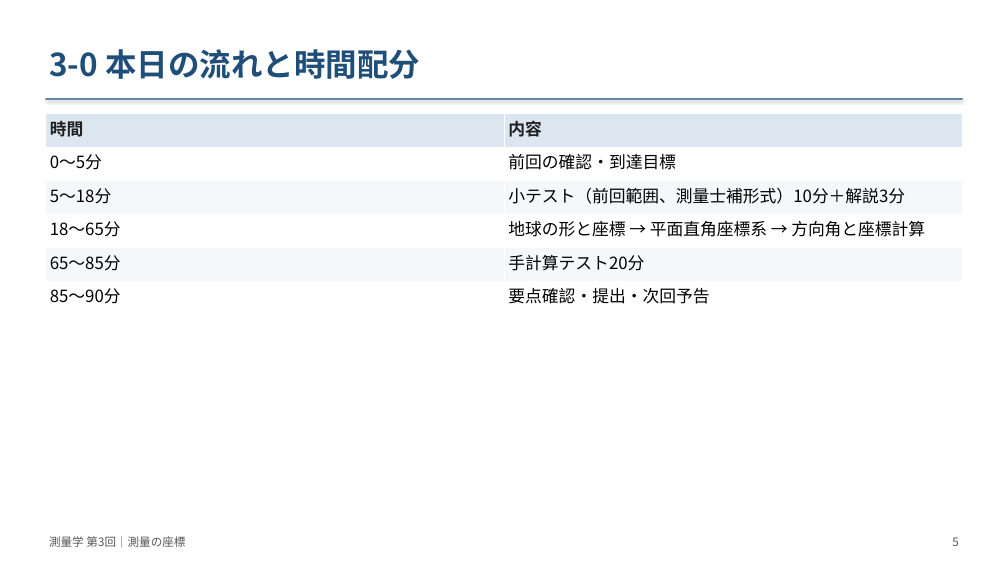
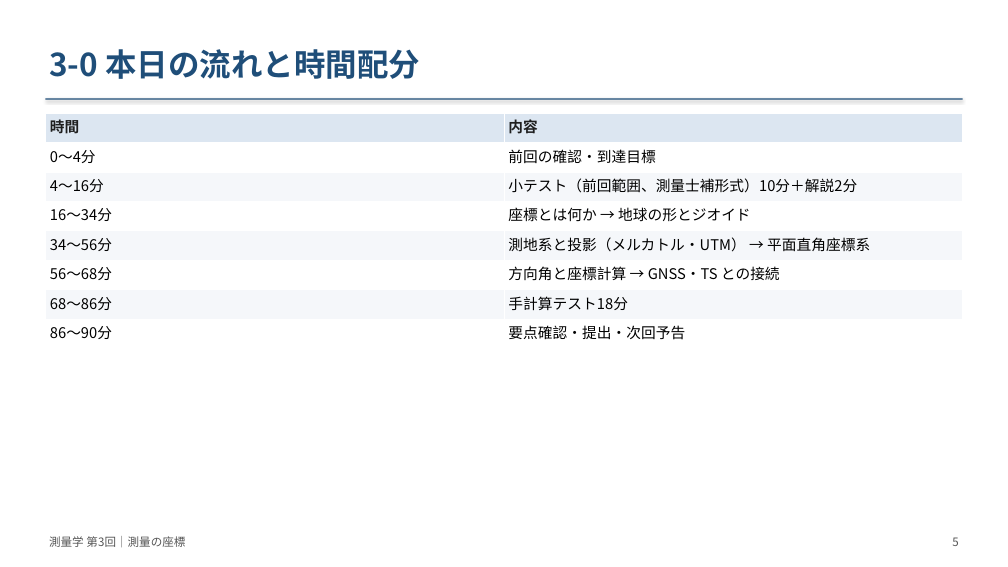
Before and after one commit to NN3210/Lecture, a slide deck: slide 5 of Surveying/materials/slides/第03回_測量の座標/slides.pptx. Drawn at 1008x567 pixels with LibreOffice and Linux fonts; fonts in the diff are those of the drawing. Boxes give left, top, right and bottom in pixels: in the first picture for what was removed or moved away, otherwise in the second. Text is boxed around its words. In the diff, an @@ line names an element or a change of style, - is before the commit and + after.

```diff
--- a/Surveying/materials/slides/第03回_測量の座標/slides.pptx
+++ b/Surveying/materials/slides/第03回_測量の座標/slides.pptx
@@ table at [45, 113, 963, 349] @@
-row 2: 0〜5分 | 前回の確認・到達目標
-row 3: 5〜18分 | 小テスト（前回範囲、測量士補形式）10分＋解説3分
-row 4: 18〜65分 | 地球の形と座標 → 平面直角座標系 → 方向角と座標計算
-row 5: 65〜85分 | 手計算テスト20分
-row 6: 85〜90分 | 要点確認・提出・次回予告
+row 2: 0〜4分 | 前回の確認・到達目標
+row 3: 4〜16分 | 小テスト（前回範囲、測量士補形式）10分＋解説2分
+row 4: 16〜34分 | 座標とは何か → 地球の形とジオイド
+row 5: 34〜56分 | 測地系と投影（メルカトル・UTM） → 平面直角座標系
+row 6: 56〜68分 | 方向角と座標計算 → GNSS・TS との接続
+row 7: 68〜86分 | 手計算テスト18分
+row 8: 86〜90分 | 要点確認・提出・次回予告
```
Also in this commit, not shown: 49 other slides changed, 15 slides added, 3 slides removed, 39 other files.
